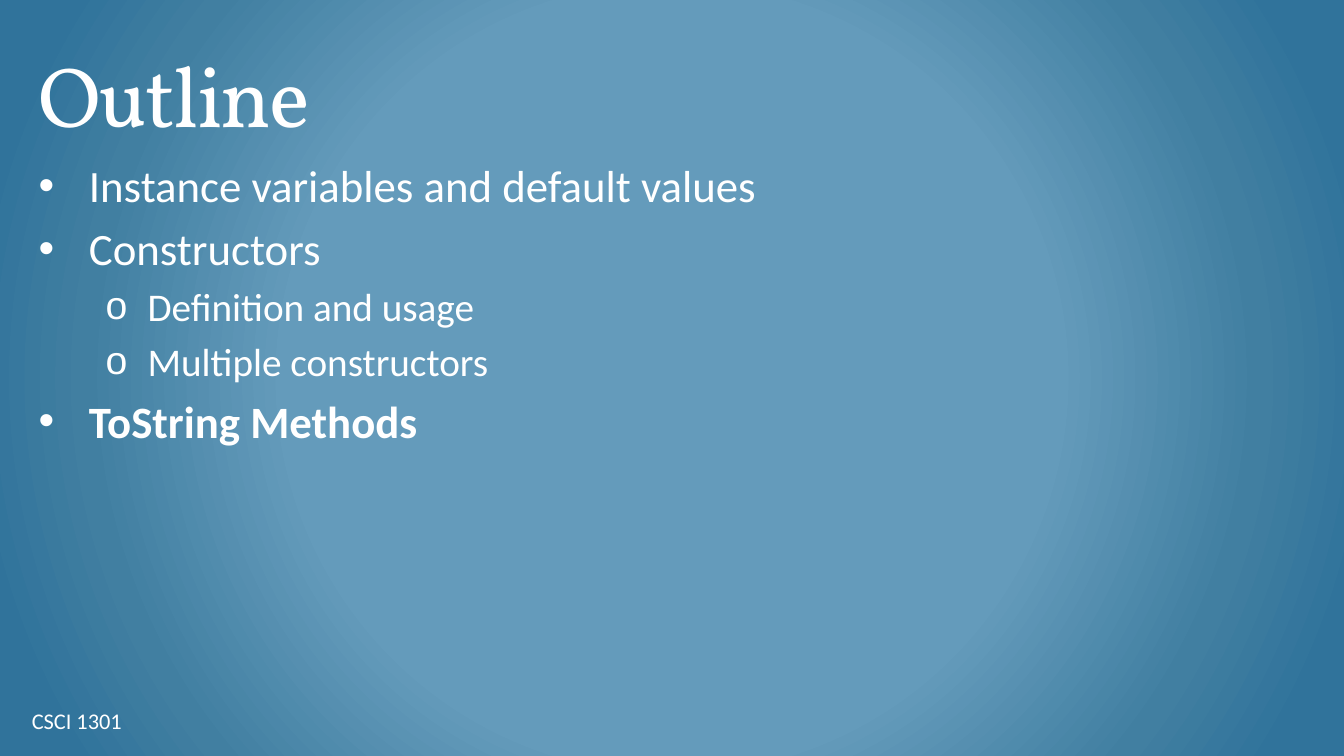
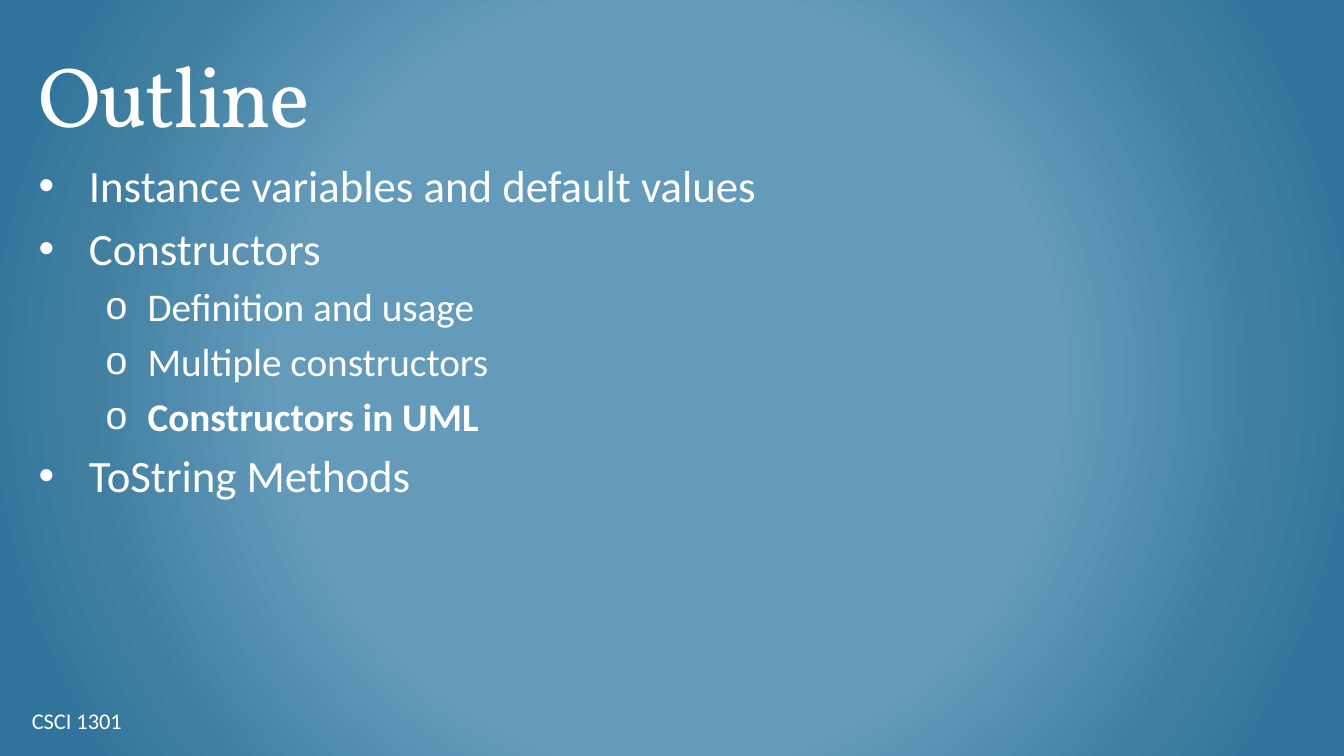
Before and after one commit to csci-1301/csci-1301.github.io, a slide deck: slide 23 of lectures/070_object_oriented_contd/Constructors-ToString.pptx (slide 20 before the commit). Drawn at 1344x756 pixels with LibreOffice and Linux fonts; fonts in the diff are those of the drawing; background and template pictures are left out. Boxes give left, top, right and bottom in pixels: in the first picture for what was removed or moved away, otherwise in the second. Text is boxed around its words. In the diff, an @@ line names an element or a change of style, - is before the commit and + after.

```diff
--- a/lectures/070_object_oriented_contd/Constructors-ToString.pptx
+++ b/lectures/070_object_oriented_contd/Constructors-ToString.pptx
@@ text at <box>148,403,478,431</box>: paragraph added @@
+  o Constructors in UML
@@ text at <box>89,461,411,500</box>: bold off in "ToString Methods" @@
```
Also in this commit, not shown: 5 other slides changed, 6 slides added, 12 other files.
